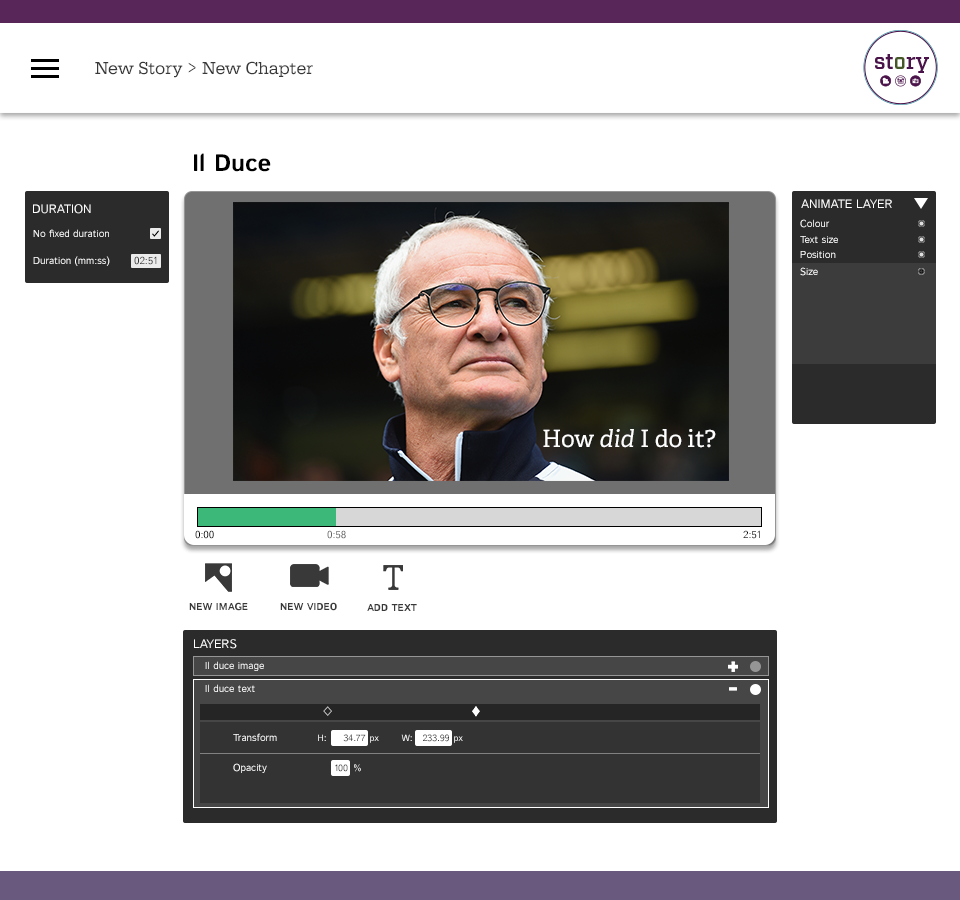
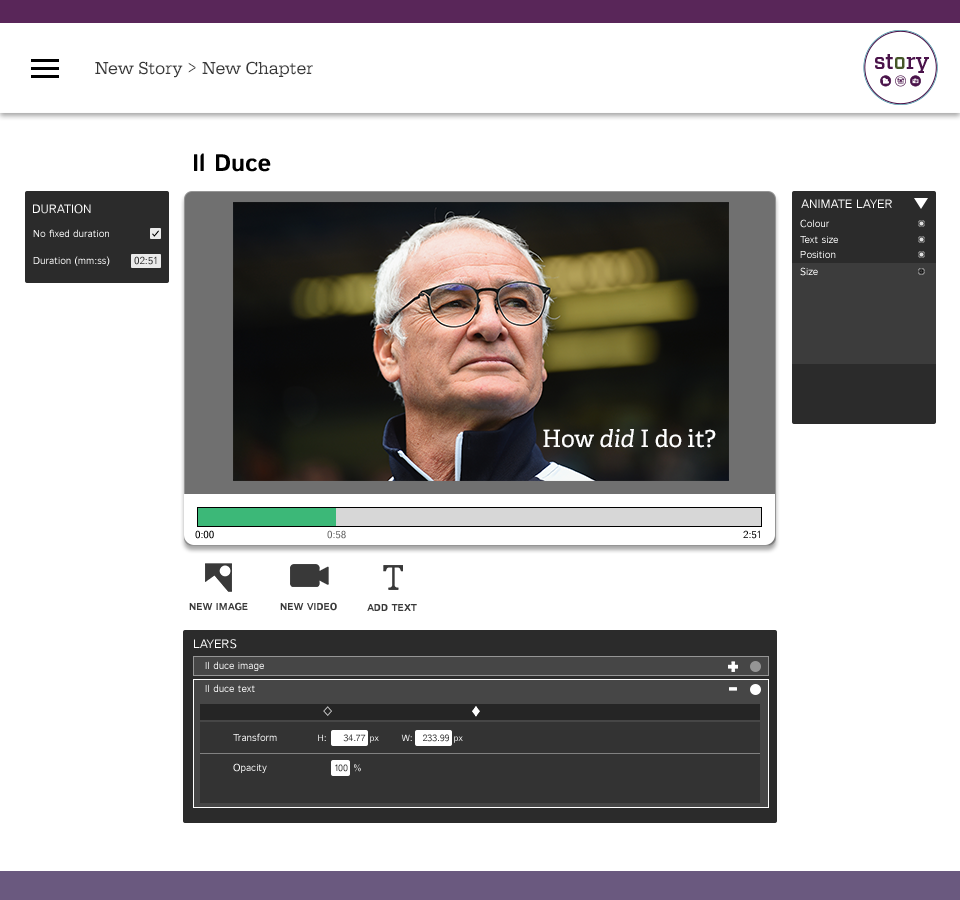
The second 960x900 image is a revision of the first. Changes to its layers:
pixels changed over <box>33,153,892,773</box> (layer not identified)
